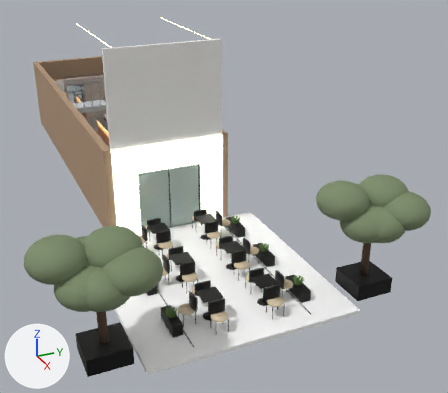
One commit to the glTF model brand/3d/cafe-3d-ground.glb: the scene before it, then after it.
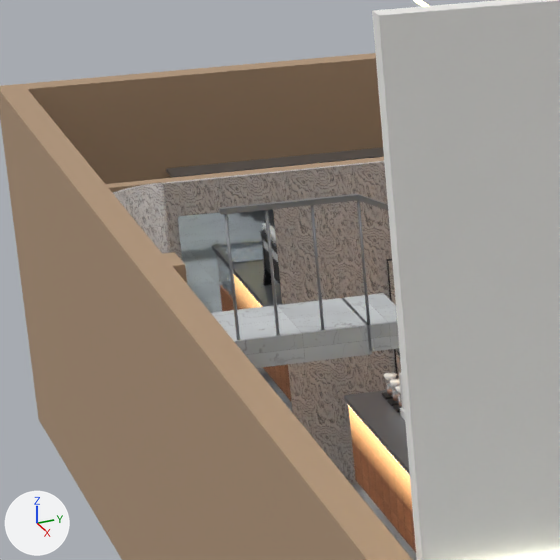
There are two pictures of each version: one whole from a 50 mm camera at (33.53, -4.5, 10.41) aimed at (13.42, 4.55, 0.35), one close up on the part from 8% to 30% of the width and 12% to 38% of the height. Arrows for +X, +Y and +Z are at lower left; the lights stay in place. The first two pictures are the older version. Where no turn or scale is listed for an object, it has been applied to the vertices.

Before the edit, the objects in view are built like this:
```python
me_bar = bpy.data.meshes.new('bar')
me_bar.from_pydata(...)  # a box spanning x -1.9..1.9, y -0.4..0.4, z -0.38..0.38
me_bar.materials.append(mat_بلاط_البار_كورال)
me_mirror = bpy.data.meshes.new('mirror')
me_mirror.from_pydata(...)  # a box spanning x -0.5..0.5, y -0.5..0.5, z -0.5..0.5
me_mirror.materials.append(mat_مرآة)  # white #dde4e8
me_zebra_curve = bpy.data.meshes.new('zebra_curve')
me_zebra_curve.from_pydata(...)  # 148 vertices, 292 faces; spans x 2.94..5.18, y 0.0..0.66, z 0.0..3.0
me_zebra_curve.materials.append(mat_خشب_زيبرا)  # picture img_zebra
ob_bar = bpy.data.objects.new('bar', me_bar)
ob_bar.location = (5.5, 2.4, 0.625)
ob_mirror = bpy.data.objects.new('mirror', me_mirror)
ob_mirror.location = (3.01, 1.175, 1.4)
ob_mirror.scale = (0.02, 0.85, 2.6)
ob_zebra_curve = bpy.data.objects.new('zebra_curve', me_zebra_curve)
ob_zebra_curve.location = (0.0, 0.0, 0.0)
# also in view: 'rail_landing' at (9.12, 0.5, 4.25); 'stepA.006' at (8.74, 1.14, 3.2); 'fw_top' at (14.38, 2.0, 4.47); 'zclad_part' at (2.97, 2.33, 1.5); 'part' at (2.88, 1.3, 1.5)
```
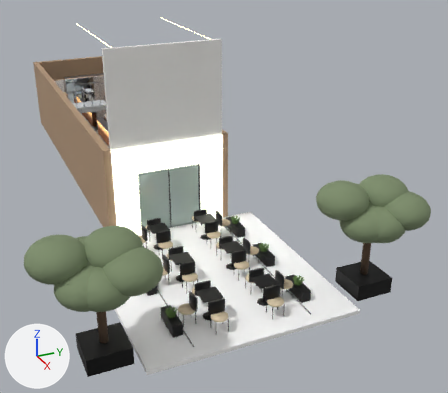
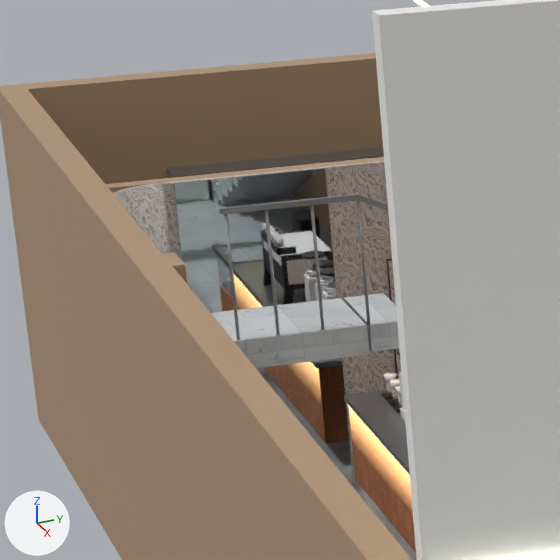
Location of each change, (x1, y1, x2, y2) in pixels of the close-ups (560 x 560 px):
'mirror', moved, rescaled
    before: (177, 209, 292, 412)
    after: (174, 168, 353, 486)

The change in detail:
Object 'mirror' (ob_mirror) moves from (3.01, 1.175, 1.4) to (3.01, 1.425, 1.5).
Object 'mirror' (ob_mirror) is rescaled from (0.02, 0.85, 2.6) to (0.02, 1.35, 3.0).
